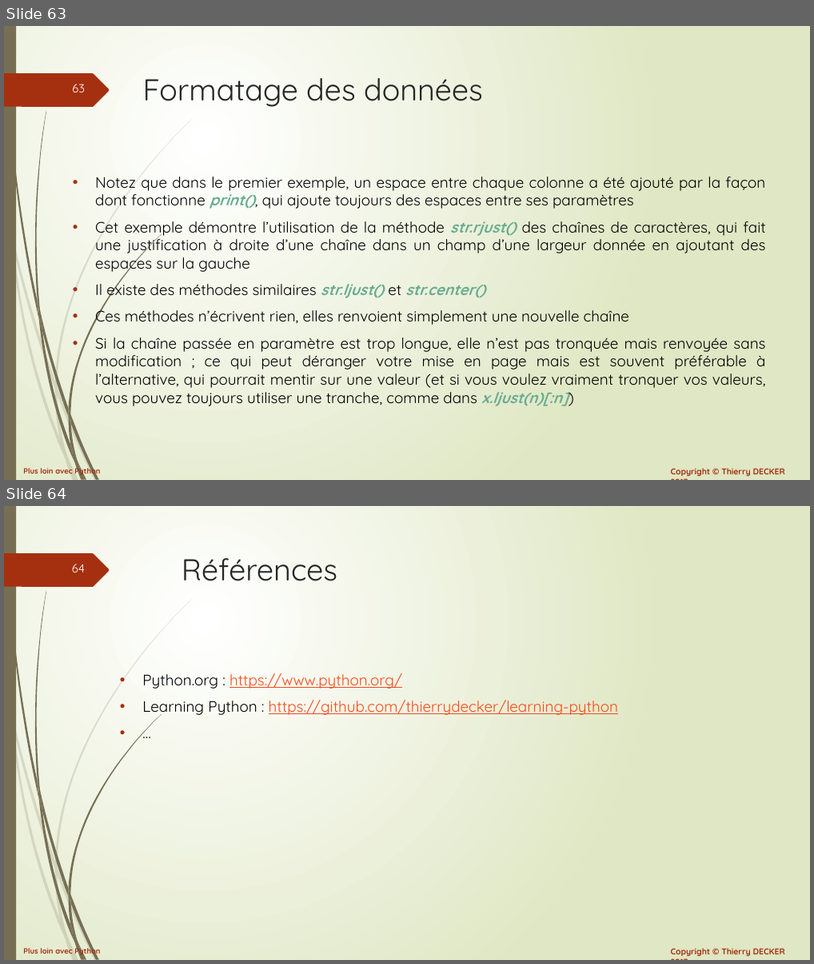
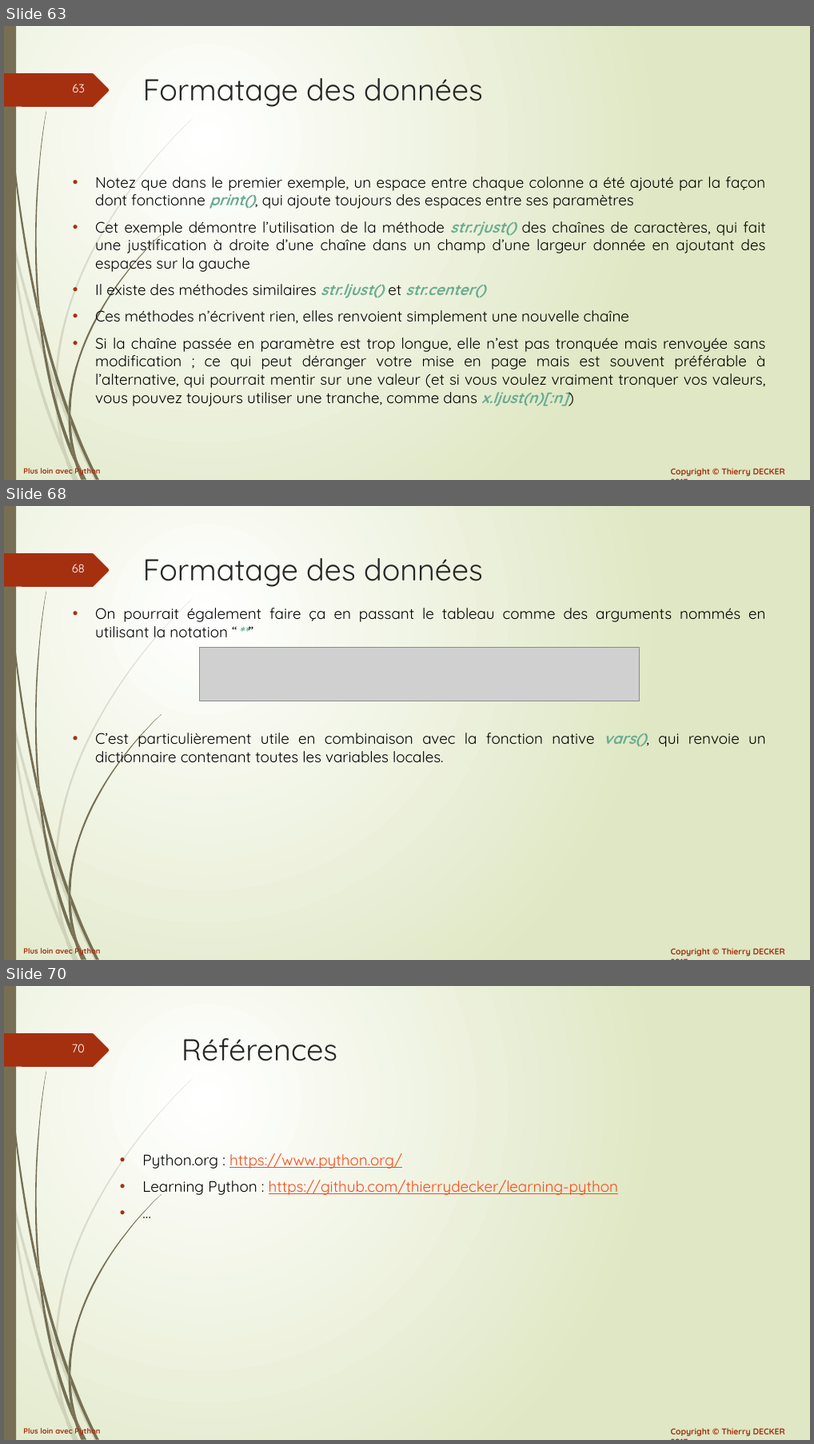
Before and after one commit to VikmanTheRacoon/learning-python, a slide deck: documentations/python-102.pptx. Shown one above the other, each under a label of ours: slides 63 and 64 before the commit, slides 63, 68 and 70 after it; the slides between them are not shown. The pictures are 814x964 and 814x1444 pixels, drawn with LibreOffice and Linux fonts; fonts in the diff are those of the drawing; grey boxes stand for pictures. Boxes give left, top, right and bottom in pixels: in the first picture for what was removed or moved away, otherwise in the second. Text is boxed around its words. In the diff, an @@ line names an element or a change of style, - is before the commit and + after.

```diff
--- a/documentations/python-102.pptx
+++ b/documentations/python-102.pptx
@@ slide 68 added at box(4, 506, 810, 960), background gradient #FFFFFF to #DFE8C4; not listed: 27 template elements that a slide beside it also shows @@
@@ title added at box(143, 558, 483, 587), 36 pt, text #262626 @@
+Formatage des données
@@ text added at box(95, 608, 766, 767), 18 pt, text #000000 @@
+• On pourrait également faire ça en passant le tableau comme des arguments nommés en utilisant la notation “**”
+• C’est particulièrement utile en combinaison avec la fonction native vars(), qui renvoie un dictionnaire contenant toutes les variables locales.
@@ picture added at box(199, 648, 640, 701) @@
@@ what was slide 64 is now slide 70 @@
@@ page number at box(72, 1044, 85, 1052): text changed @@
-64
+70
```
Also in this commit, not shown: 5 other slides added, 1 other file.
